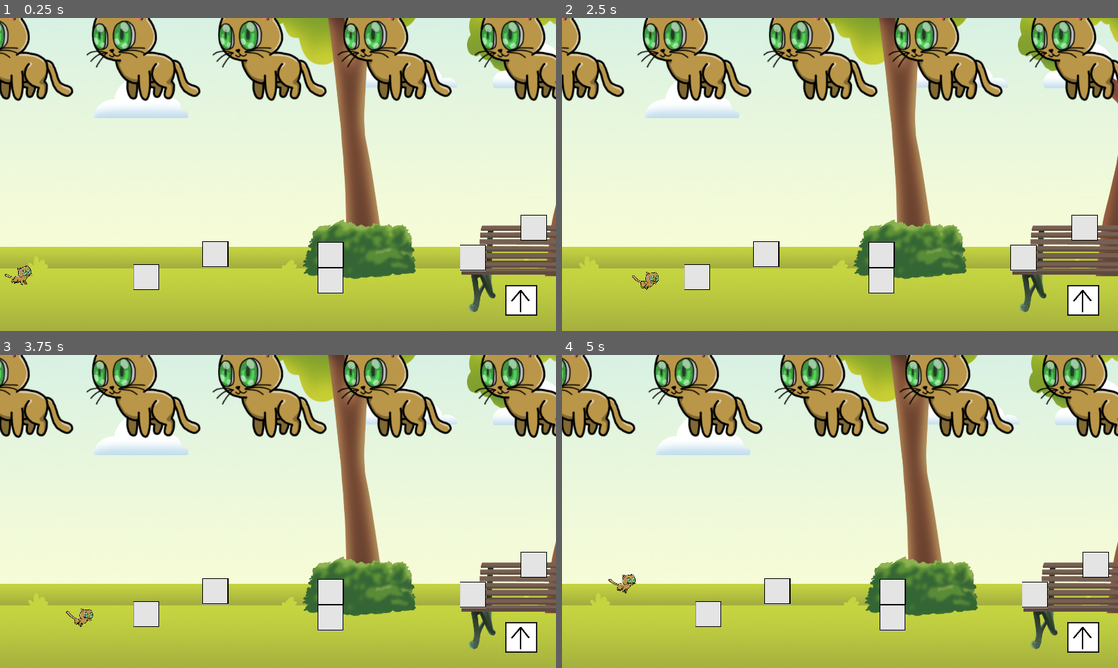
Above: before the commit, frames 1-4 (two rows, left to right).
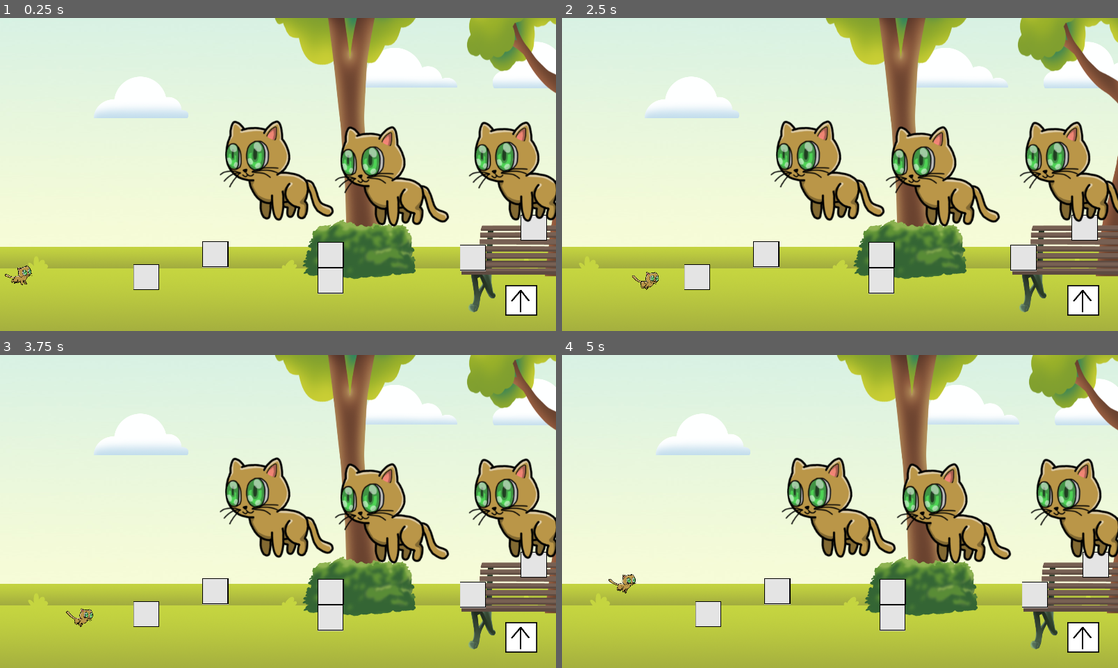
Above: after the commit, the same moments.

Repository: aledavran/Catjump
Game: Godot game, scene res://Escenas/prueba.tscn
The game is run twice, just before and just after one commit, with the same random seed, the same clock (stepped at 60 frames per second) and the same inputs.
Inputs:
- Up to frame 1 (0.25 s): no input
- Up to frame 2 (2.5 s): tap Space (Salto) at 0.77, 1.52 s
- Up to frame 3 (3.75 s): tap Space (Salto) at 3.02 s
- Up to frame 4 (5 s): tap Space (Salto) at 3.77, 4.52 s

The runs differ from the first frame. In frame 1, 23% of the frame differs, in the area x 0-100%, y 0-67%; in frame 2, 23%; in frame 3, 23%; in frame 4, 23%.

Commit message:
Rama
Rama

Diff:
--- a/catsjump/Escenas/prueba.tscn
+++ b/catsjump/Escenas/prueba.tscn
@@ -103,5 +103,5 @@
 [node name="MobileControls" parent="." instance=ExtResource("4_6450f")]
 
 [node name="IdleNaranjoso" type="Sprite2D" parent="."]
-position = Vector2(913.416, 186.534)
+position = Vector2(1891.11, 418.36)
 texture = ExtResource("5_84fbk")
